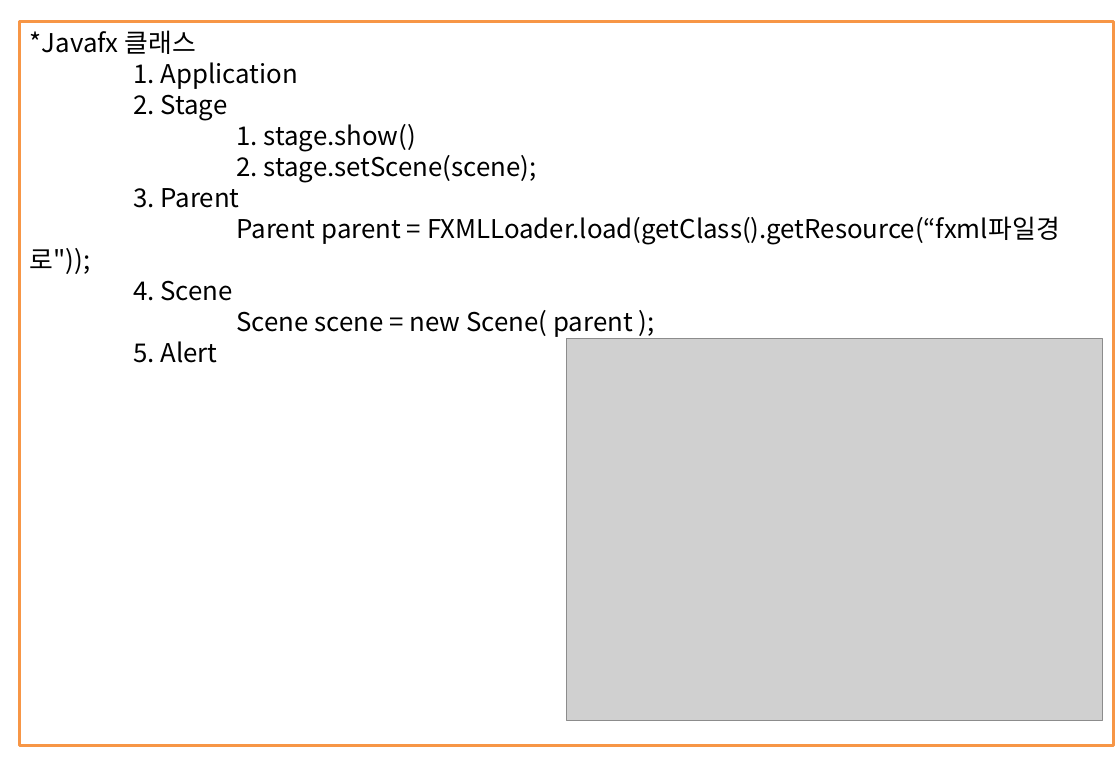
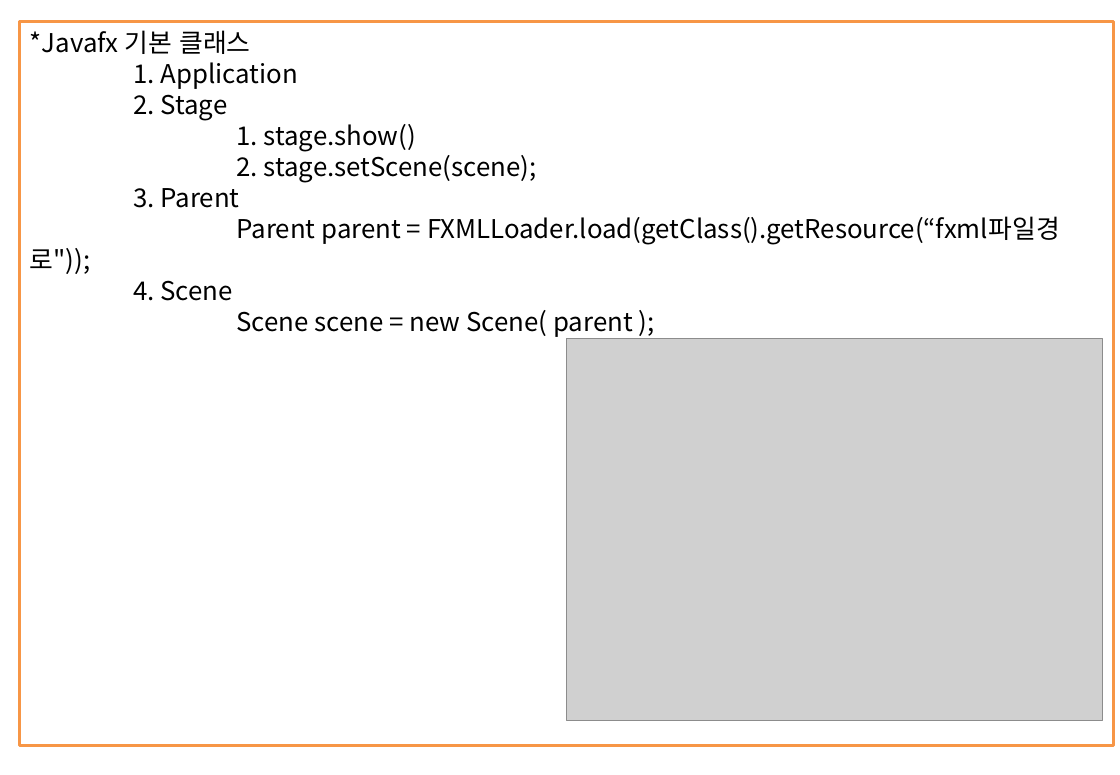
Before and after one commit to itdanja/web_ezen_1, a slide deck: slide 34 of java1/src/정리함/JAVA정리.pptx. Drawn at 1120x775 pixels with LibreOffice and Linux fonts; fonts in the diff are those of the drawing; grey boxes stand for pictures. Boxes give left, top, right and bottom in pixels: in the first picture for what was removed or moved away, otherwise in the second. Text is boxed around its words. In the diff, an @@ line names an element or a change of style, - is before the commit and + after.

```diff
--- a/java1/src/정리함/JAVA정리.pptx
+++ b/java1/src/정리함/JAVA정리.pptx
@@ text in rectangle at box(30, 30, 250, 54): text changed @@
-*Javafx 클래스
+*Javafx 기본 클래스
@@ text in rectangle at box(133, 341, 217, 363): paragraph removed @@
-5. Alert
```
Also in this commit, not shown: 4 other slides changed, 3 slides added, 1 other file.
